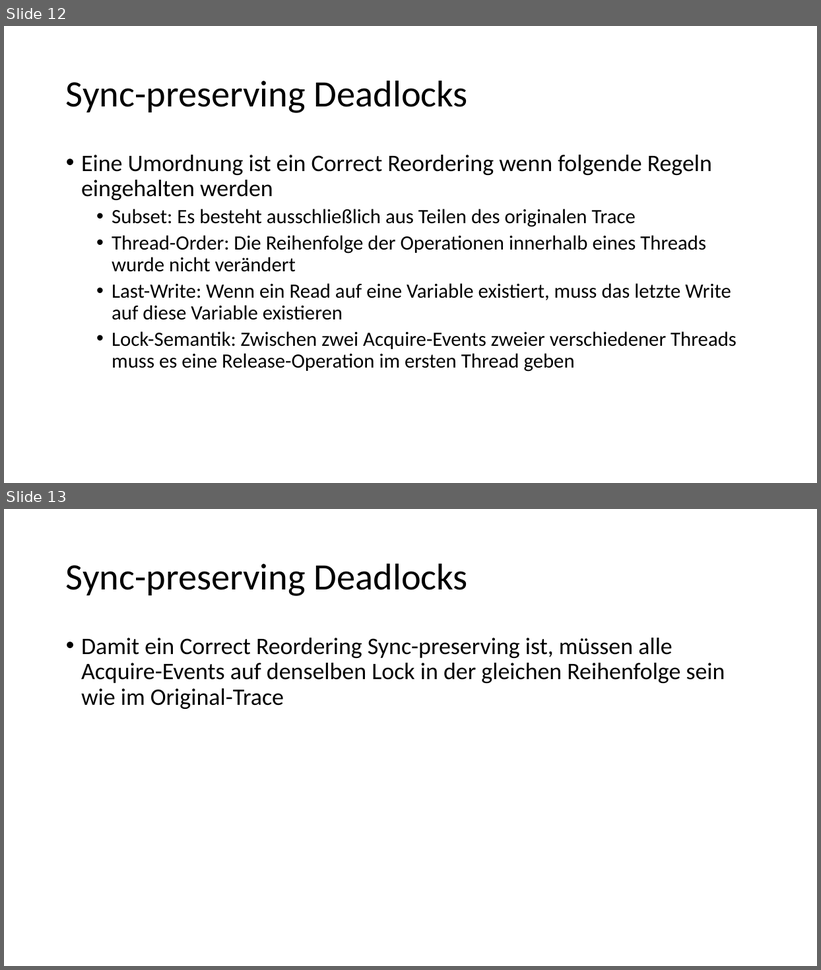
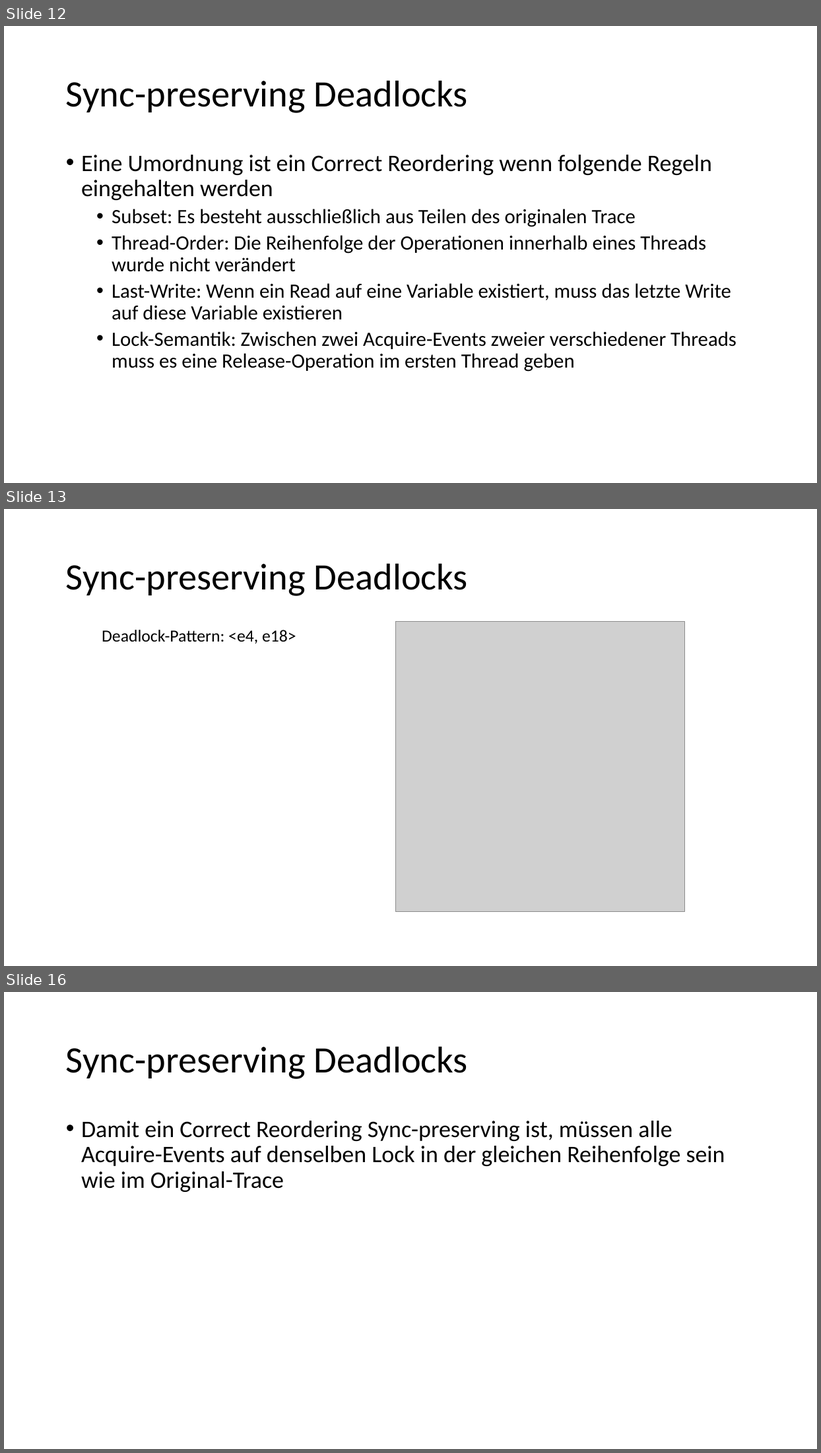
Before and after one commit to HuBaX/Seminararbeit, a slide deck: Sound Dynamic Deadlock Prediction in Linear Time.pptx. Shown one above the other, each under a label of ours: slides 12 and 13 before the commit, slides 12, 13 and 16 after it; the slides between them are not shown. The pictures are 821x970 and 821x1453 pixels, drawn with LibreOffice and Linux fonts; fonts in the diff are those of the drawing; grey boxes stand for pictures. Boxes give left, top, right and bottom in pixels: in the first picture for what was removed or moved away, otherwise in the second. Text is boxed around its words. In the diff, an @@ line names an element or a change of style, - is before the commit and + after.

```diff
--- a/Sound Dynamic Deadlock Prediction in Linear Time.pptx
+++ b/Sound Dynamic Deadlock Prediction in Linear Time.pptx
@@ slide 13 added at bbox=[4, 509, 817, 966], background #FFFFFF @@
@@ title added at bbox=[66, 563, 468, 596], 44 pt, text #000000 @@
+Sync-preserving Deadlocks
@@ picture added at bbox=[395, 622, 684, 912] @@
@@ text added at bbox=[102, 630, 296, 644], 20 pt, text #000000 @@
+Deadlock-Pattern: <e4, e18>
@@ what was slide 13 is now slide 16 @@
```
Also in this commit, not shown: 6 other slides added, 1 other file.
